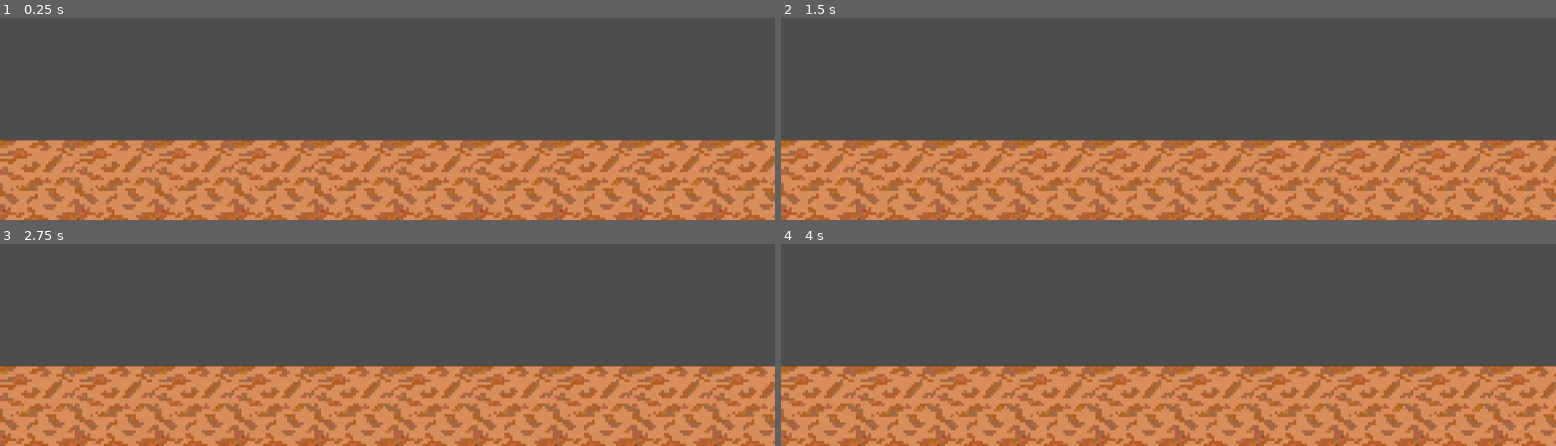
Above: before the commit, frames 1-4 (two rows, left to right).
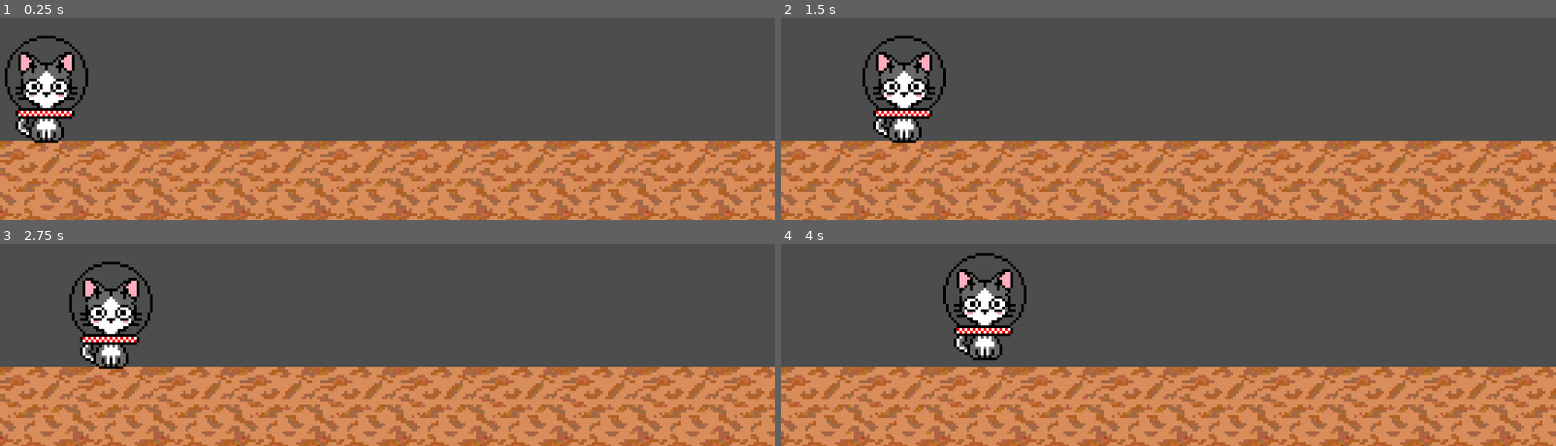
Above: after the commit, the same moments.

Repository: G-MTI/SpaceKitty
Game: Godot game, scene res://jupiter.tscn
Same seed, same stepped clock (60 frames per second), same inputs: the game is played once before the commit and once after it. Before the commit the project has no main scene; this scene is started directly in both runs.
Inputs:
- Up to frame 1 (0.25 s): no input
- Up to frame 2 (1.5 s): tap Enter (ui_accept) at 0.5, 0.6, 0.77, 1.07 s; hold Right (ui_right) from 0.53 s (still down); tap Alt at 1.35 s
- Up to frame 3 (2.75 s): tap Enter (ui_accept) at 1.52, 1.55, 1.82, 2.3 s; release Right (ui_right) at 2.03 s; hold Left (ui_left) from 2.03 s (still down); tap Shift at 2.1 s
- Up to frame 4 (4 s): release Left (ui_left) at 2.78 s; hold Right (ui_right) from 2.78 s (still down); tap Enter (ui_accept) at 2.85, 3.02, 3.32, 3.77, 3.8 s; tap Alt at 3.6 s

The runs differ from the first frame. In frame 1, 15% of the frame differs, in the area x 0-100%, y 8-100%; in frame 2, 15%; in frame 3, 15%; in frame 4, 15%, in the area x 0-100%, y 4-100%.

Commit message:
jupiter commit2

Diff:
--- a/jupiter.tscn
+++ b/jupiter.tscn
@@ -1,12 +1,14 @@
-[gd_scene load_steps=4 format=4 uid="uid://cifavc25tflps"]
+[gd_scene load_steps=8 format=4 uid="uid://cifavc25tflps"]
 
 [ext_resource type="Texture2D" uid="uid://dh8oiwragj1k5" path="res://jupiter.png" id="1_mvbpq"]
+[ext_resource type="Script" uid="uid://d3bbg0cdx2g5" path="res://player.gd" id="2_i0uay"]
+[ext_resource type="Texture2D" uid="uid://eijgkfumjrv8" path="res://Proxy.png" id="2_si51w"]
 
 [sub_resource type="TileSetAtlasSource" id="TileSetAtlasSource_si51w"]
 texture = ExtResource("1_mvbpq")
 texture_region_size = Vector2i(600, 600)
 0:0/0 = 0
-0:0/0/physics_layer_0/polygon_0/points = PackedVector2Array(-304.4276, -301.2892, 301.2892, -298.1508, 311.35547, 294.67572, -300.23572, 305.7956)
+0:0/0/physics_layer_0/polygon_0/points = PackedVector2Array(-300, -300, 300, -300, 300, 300, -300, 300)
 1:0/0 = 0
 2:0/0 = 0
 3:0/0 = 0
@@ -1414,15 +1416,51 @@
 37:36/0 = 0
 
 [sub_resource type="TileSet" id="TileSet_i0uay"]
+tile_size = Vector2i(600, 600)
 physics_layer_0/collision_layer = 1
 sources/0 = SubResource("TileSetAtlasSource_si51w")
 
+[sub_resource type="RectangleShape2D" id="RectangleShape2D_i0uay"]
+size = Vector2(477, 709.5)
+
+[sub_resource type="RectangleShape2D" id="RectangleShape2D_2ww3y"]
+size = Vector2(284.5, 3451.5)
+
 [node name="Jupiter" type="Node2D"]
 
+[node name="TextureRect" type="TextureRect" parent="."]
+offset_left = -708.0
+offset_top = -3167.0
+offset_right = 6210.0
+offset_bottom = 40.0
+
 [node name="TileMapLayer" type="TileMapLayer" parent="."]
-tile_map_data = PackedByteArray("AAASAO3/AAAAAAAAAAA3AO3/AAAAAAAAAABcAO3/AAAAAAAAAACBAO3/AAAAAAAAAADwAO3/AAAAAAAAAAAVAe3/AAAAAAAAAAA6Ae3/AAAAAAAAAABfAe3/AAAAAAAAAACmAO3/AAAAAAAAAADLAO3/AAAAAAAAAAA=")
+position = Vector2(-215, 263)
+tile_map_data = PackedByteArray("AAAAAP//AAAAAAAAAAABAP//AAAAAAAAAAACAP//AAAAAAAAAAADAP//AAAAAAAAAAAEAP//AAAAAAAAAAAFAP//AAAAAAAAAAAGAP//AAAAAAAAAAAHAP//AAAAAAAAAAAIAP//AAAAAAAAAAAJAP//AAAAAAAAAAA=")
 tile_set = SubResource("TileSet_i0uay")
 
 [node name="Camera2D" type="Camera2D" parent="."]
-position = Vector2(2919, -1618)
+position = Vector2(2724, -1366)
 zoom = Vector2(0.2, 0.2)
+
+[node name="player" type="CharacterBody2D" parent="."]
+position = Vector2(701, -447)
+script = ExtResource("2_i0uay")
+
+[node name="proxy" type="Sprite2D" parent="player"]
+position = Vector2(-518, -303)
+texture = ExtResource("2_si51w")
+
+[node name="CollisionShape2D" type="CollisionShape2D" parent="player"]
+position = Vector2(-522.5, -262.25)
+shape = SubResource("RectangleShape2D_i0uay")
+
+[node name="StaticBody2D" type="StaticBody2D" parent="."]
+
+[node name="CollisionShape2D2" type="CollisionShape2D" parent="StaticBody2D"]
+position = Vector2(5933, -1377)
+shape = SubResource("RectangleShape2D_2ww3y")
+
+[node name="CollisionShape2D" type="CollisionShape2D" parent="StaticBody2D"]
+position = Vector2(-356, -1246)
+shape = SubResource("RectangleShape2D_2ww3y")
--- /dev/null
+++ b/player.gd
@@ -0,0 +1,25 @@
+extends CharacterBody2D
+
+
+const SPEED = 	600.0
+const JUMP_VELOCITY = -400.0
+
+
+func _physics_process(delta: float) -> void:
+	# Add the gravity.
+	if not is_on_floor():
+		velocity += get_gravity() * delta
+
+	# Handle jump.
+	if Input.is_action_just_pressed("ui_accept") and is_on_floor():
+		velocity.y = JUMP_VELOCITY
+
+	# Get the input direction and handle the movement/deceleration.
+	# As good practice, you should replace UI actions with custom gameplay actions.
+	var direction := Input.get_axis("ui_left", "ui_right")
+	if direction:
+		velocity.x = direction * SPEED
+	else:
+		velocity.x = move_toward(velocity.x, 0, SPEED)
+
+	move_and_slide()
--- a/project.godot
+++ b/project.godot
@@ -11,6 +11,7 @@
 [application]
 
 config/name="SpaceKitty"
+run/main_scene="uid://cifavc25tflps"
 config/features=PackedStringArray("4.5", "Forward Plus")
 config/icon="res://icon.svg"
 
Binary file added: Proxy.png
Not shown, added: Proxy.png.import
Not shown, added: player.gd.uid
Not shown, added: background
